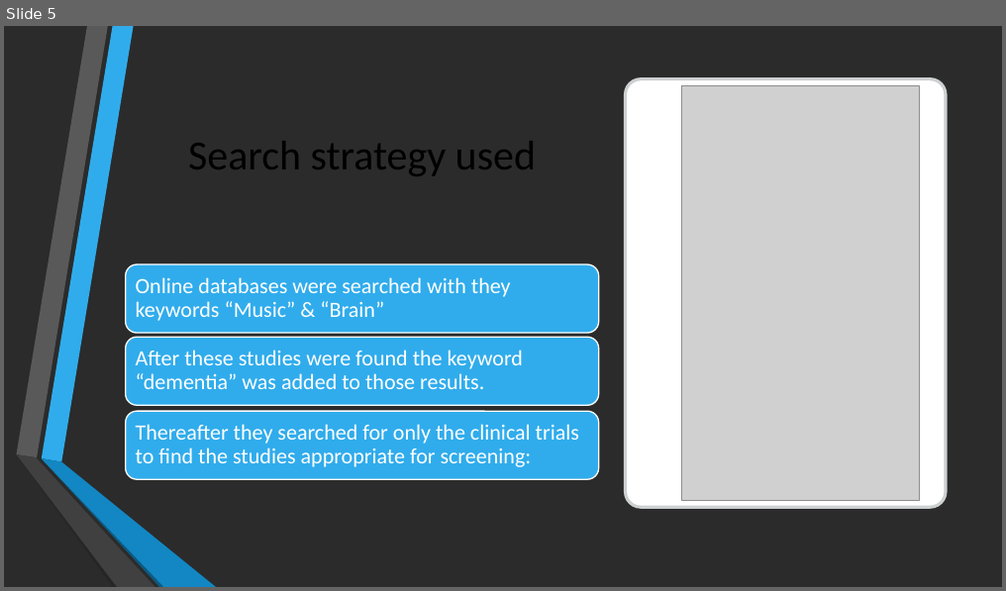
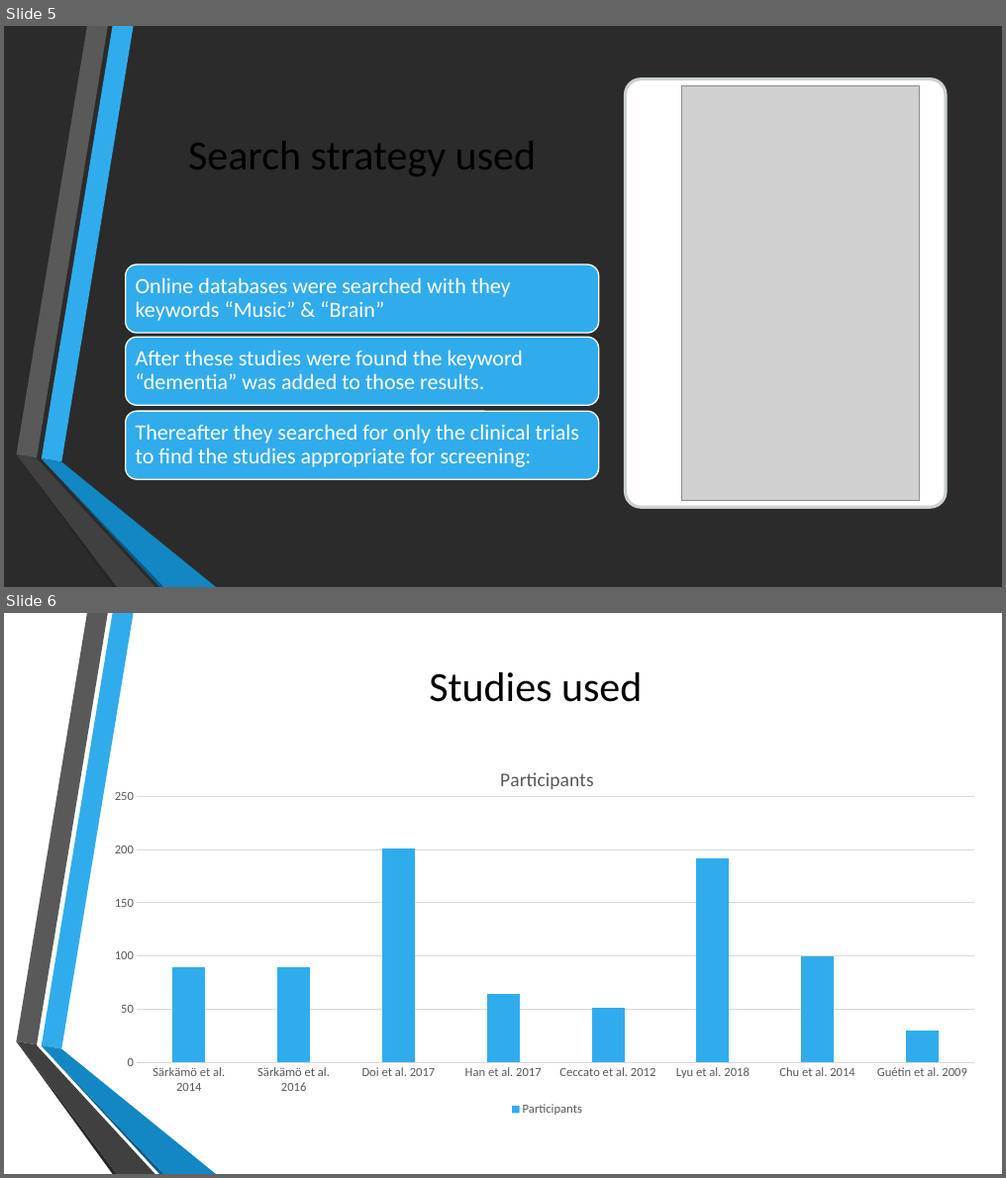
Before and after one commit to LoftieFourie/Honours_Project, a slide deck: MusicTherapy.pptx. Shown one above the other, each under a label of ours: slide 5 before the commit, slides 5 and 6 after it. The pictures are 1006x591 and 1006x1178 pixels, drawn with LibreOffice and Linux fonts; fonts in the diff are those of the drawing; grey boxes stand for pictures; background and template pictures are left out; a plain dark background stands for a picture behind light text. Boxes give left, top, right and bottom in pixels: in the first picture for what was removed or moved away, otherwise in the second. Text is boxed around its words. In the diff, an @@ line names an element or a change of style, - is before the commit and + after.

```diff
--- a/MusicTherapy.pptx
+++ b/MusicTherapy.pptx
@@ slide 6 added at [4,613,1002,1174], background picture (left out) @@
@@ title added at [429,672,642,702], 40 pt, text #000000 @@
+Studies used
@@ column chart added at [107,751,988,1120] @@
+title "Participants "
+categories: Särkämö et al. 2014, Särkämö et al. 2016, Doi et al. 2017, Han et al. 2017, Ceccato et al. 2012, Lyu et al. 2018, Chu et al. 2014, Guétin et al. 2009
+Participants: 89, 89, 201, 64, 51, 192, 100, 30
@@ group added at [16,613,216,1174]: 6 freeform shapes @@
```
Also in this commit, not shown: 1 slide changed, 3 other slides added, 3 slides removed.
